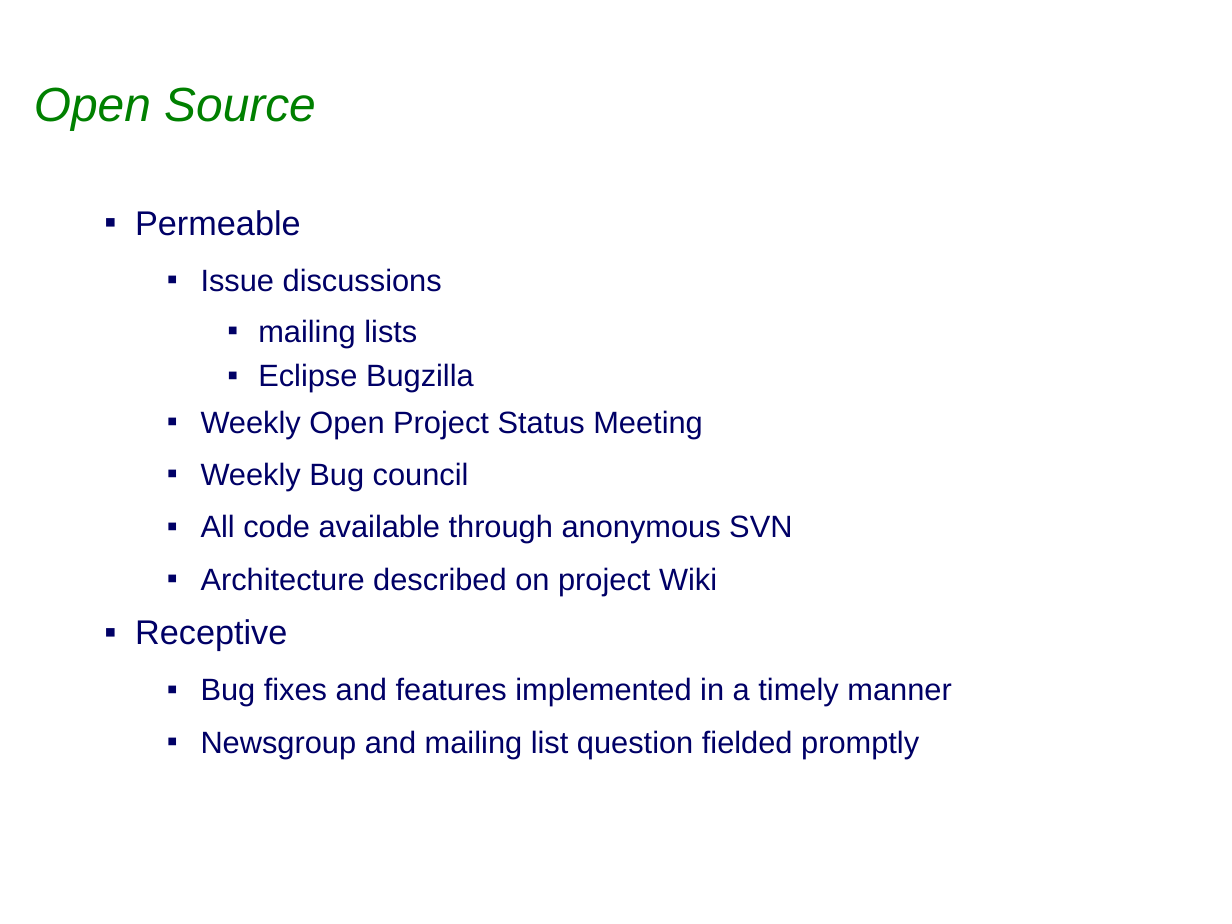
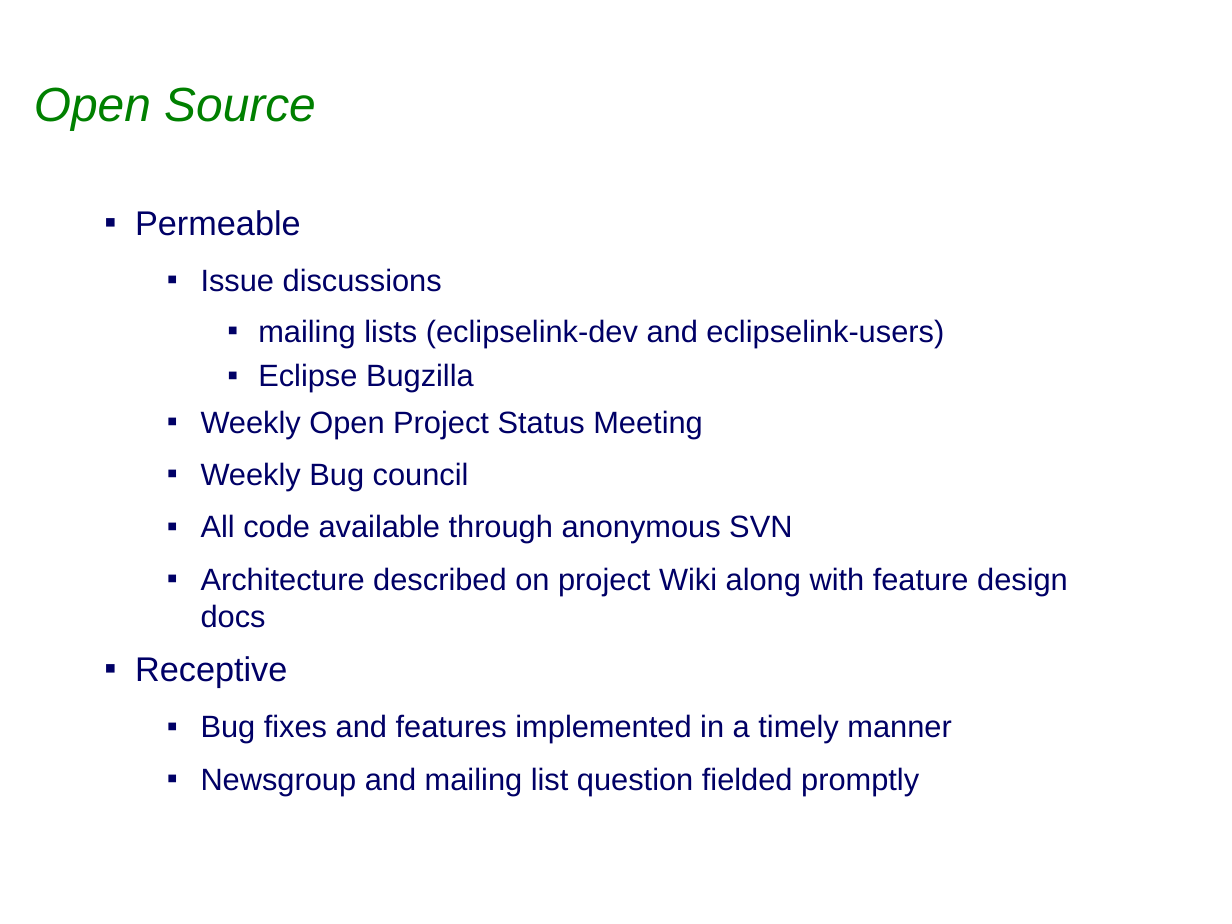
Before and after one commit to eclipse-ee4j/eclipselink, a slide deck: slide 6 of project-admin/Graduation_Review.ppt. Drawn at 1232x924 pixels with LibreOffice and Linux fonts; fonts in the diff are those of the drawing; background and template pictures are left out. Boxes give left, top, right and bottom in pixels: in the first picture for what was removed or moved away, otherwise in the second. Text is boxed around its words. In the diff, an @@ line names an element or a change of style, - is before the commit and + after.

```diff
--- a/project-admin/Graduation_Review.ppt
+++ b/project-admin/Graduation_Review.ppt
@@ text at (x1=258, y1=319, x2=944, y2=347): text changed @@
-    ▪ mailing lists
+    ▪ mailing lists (eclipselink-dev and eclipselink-users)
@@ text at (x1=201, y1=567, x2=1068, y2=628): text changed @@
-  ▪ Architecture described on project Wiki
+  ▪ Architecture described on project Wiki along with feature design docs
```
Also in this commit, not shown: 7 other slides changed, 1 slide added, 1 other file.
